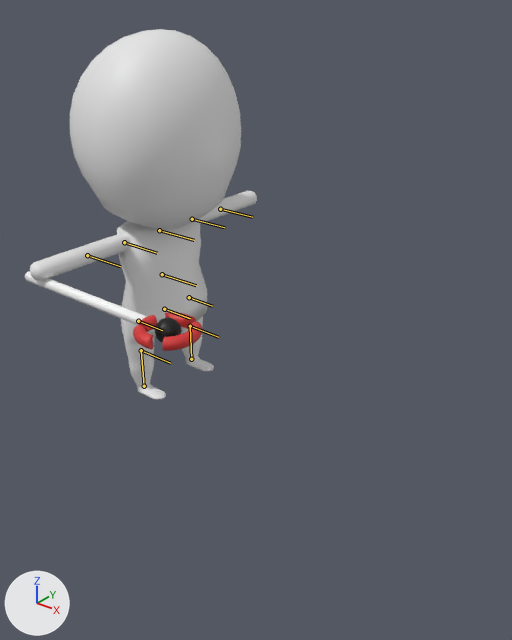
The FBX model 2023_04_TeamProject/Resource/player/Player.fbx: old version first, new version second.
Camera for both pictures: a 50 mm camera at (2.73, -2.62, 2.22) aimed at (0.84, -0.26, 0.75). Arrows for +X, +Y and +Z are at lower left; the lights stay in place. The bones that bend it are drawn over the model as lines.

Objects in the first picture: '円柱.005', '球.001', '球.002'.
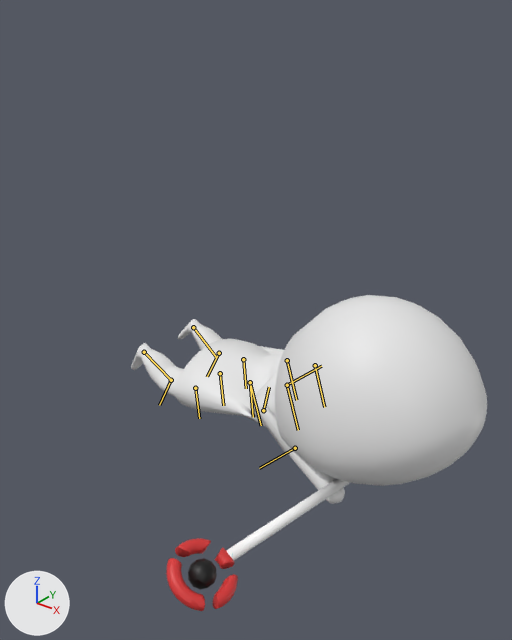
The newer file adds an action. The first version stands in its rest pose; the second is drawn at frame 120 of the action 'アーマチュア.004|Dead'.

Location of each change, [x1, y1, x2, y2] in pixels of the pictures (512 x 640 px):
'球.001', posed (24% wider): before [70, 29, 241, 229]; after [275, 295, 487, 486]
'円柱.005', posed (11% shorter): before [30, 191, 257, 400]; after [131, 319, 345, 504]
'球.002', posed: before [25, 271, 202, 351]; after [166, 479, 351, 611]
bone 'Master', root to tip: before (162, 274) to (162, 274); after (250, 382) to (250, 382)
bone 'UpBody', root to tip: before (162, 274) to (196, 285); after (250, 382) to (261, 425)
bone 'L_Arm_2', root to tip: before (192, 219) to (224, 227); after (315, 365) to (324, 407)
bone 'R_Arm_1', root to tip: before (159, 230) to (193, 240); after (287, 385) to (321, 366)
bone 'R_Arm_2', root to tip: before (124, 242) to (157, 253); after (263, 410) to (269, 387)
bone 'R_Arm_3', root to tip: before (87, 255) to (120, 266); after (295, 448) to (259, 468)
bone 'L_Fut_3', root to tip: before (190, 326) to (218, 337); after (219, 353) to (207, 376)
bone 'L_Fut_4', root to tip: before (191, 359) to (190, 326); after (193, 327) to (216, 357)
bone 'R_Fut_3', root to tip: before (141, 350) to (170, 363); after (171, 380) to (159, 405)

The change, as a diff of the scene's bpy script:
```diff
--- a/2023_04_TeamProject/Resource/player/Player.fbx.py
+++ b/2023_04_TeamProject/Resource/player/Player.fbx.py
@@ bone_master @@
 bone_master = bpy.data.objects['アーマチュア.004'].pose.bones['Master']
-bone_master.location = (0.0, 0.0, 0.0)
-bone_master.rotation_quaternion = (1.0, 0.0, 0.0, 0.0)  # degrees (0, 0, 0)
+bone_master.location = (2.44, 0.0, -1.81)
+bone_master.rotation_quaternion = (0.743, 0.0, 0.669, 0.0)  # degrees (0, 84, 0)
@@ bone_upbody @@
 bone_upbody = bpy.data.objects['アーマチュア.004'].pose.bones['UpBody']  # child of 'Master'
-bone_upbody.rotation_quaternion = (1.0, 0.0, 0.0, 0.0)  # degrees (0, 0, 0)
+bone_upbody.rotation_quaternion = (0.995, 0.0, 0.0, 0.1)  # degrees (0, 0, 11)
@@ bone_l_arm_2 @@
 bone_l_arm_2 = bpy.data.objects['アーマチュア.004'].pose.bones['L_Arm_2']  # child of 'L_Arm_1'
-bone_l_arm_2.rotation_quaternion = (1.0, 0.0, 0.0, 0.0)  # degrees (0, 0, 0)
+bone_l_arm_2.rotation_quaternion = (0.781, 0.0, -0.625, 0.0)  # degrees (0, -77, 0)
@@ bone_r_arm_1 @@
 bone_r_arm_1 = bpy.data.objects['アーマチュア.004'].pose.bones['R_Arm_1']  # child of 'UpBody'
-bone_r_arm_1.rotation_quaternion = (1.0, 0.0, 0.0, 0.0)  # degrees (0, 0, 0)
+bone_r_arm_1.rotation_quaternion = (0.547, -0.832, 0.0, -0.089)  # degrees (-113, -9, -6)
@@ bone_r_arm_2 @@
 bone_r_arm_2 = bpy.data.objects['アーマチュア.004'].pose.bones['R_Arm_2']  # child of 'R_Arm_1'
-bone_r_arm_2.rotation_quaternion = (1.0, 0.0, 0.0, 0.0)  # degrees (0, 0, 0)
+bone_r_arm_2.rotation_quaternion = (0.745, -0.298, 0.596, 0.0)  # degrees (-76, 63, -51)
@@ bone_r_arm_3 @@
 bone_r_arm_3 = bpy.data.objects['アーマチュア.004'].pose.bones['R_Arm_3']  # child of 'R_Arm_2'
-bone_r_arm_3.rotation_quaternion = (1.0, 0.0, 0.0, 0.0)  # degrees (0, 0, 0)
+bone_r_arm_3.rotation_quaternion = (0.819, -0.573, 0.0, 0.0)  # degrees (-70, 0, 0)
@@ bone_l_fut_3 @@
 bone_l_fut_3 = bpy.data.objects['アーマチュア.004'].pose.bones['L_Fut_3']  # child of 'L_Fut_2'
-bone_l_fut_3.rotation_quaternion = (1.0, 0.0, 0.0, 0.0)  # degrees (0, 0, 0)
+bone_l_fut_3.rotation_quaternion = (0.957, 0.0, 0.0, 0.291)  # degrees (0, 0, 34)
@@ bone_l_fut_4 @@
 bone_l_fut_4 = bpy.data.objects['アーマチュア.004'].pose.bones['L_Fut_4']  # child of 'L_Fut_3'
-bone_l_fut_4.rotation_quaternion = (1.0, 0.0, 0.0, 0.0)  # degrees (0, 0, 0)
+bone_l_fut_4.rotation_quaternion = (0.992, 0.026, -0.015, 0.123)  # degrees (3, -2, 14)
@@ bone_r_fut_3 @@
 bone_r_fut_3 = bpy.data.objects['アーマチュア.004'].pose.bones['R_Fut_3']  # child of 'R_Fut_2'
-bone_r_fut_3.rotation_quaternion = (1.0, 0.0, 0.0, 0.0)  # degrees (0, 0, 0)
+bone_r_fut_3.rotation_quaternion = (0.957, 0.0, 0.0, 0.289)  # degrees (0, 0, 34)
```
